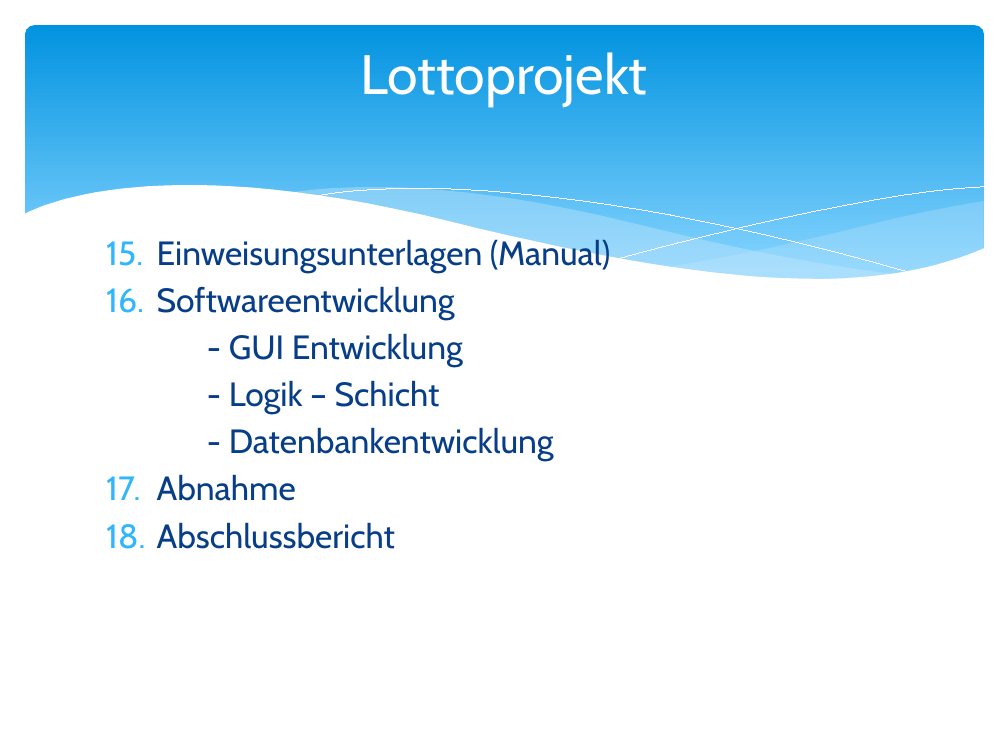
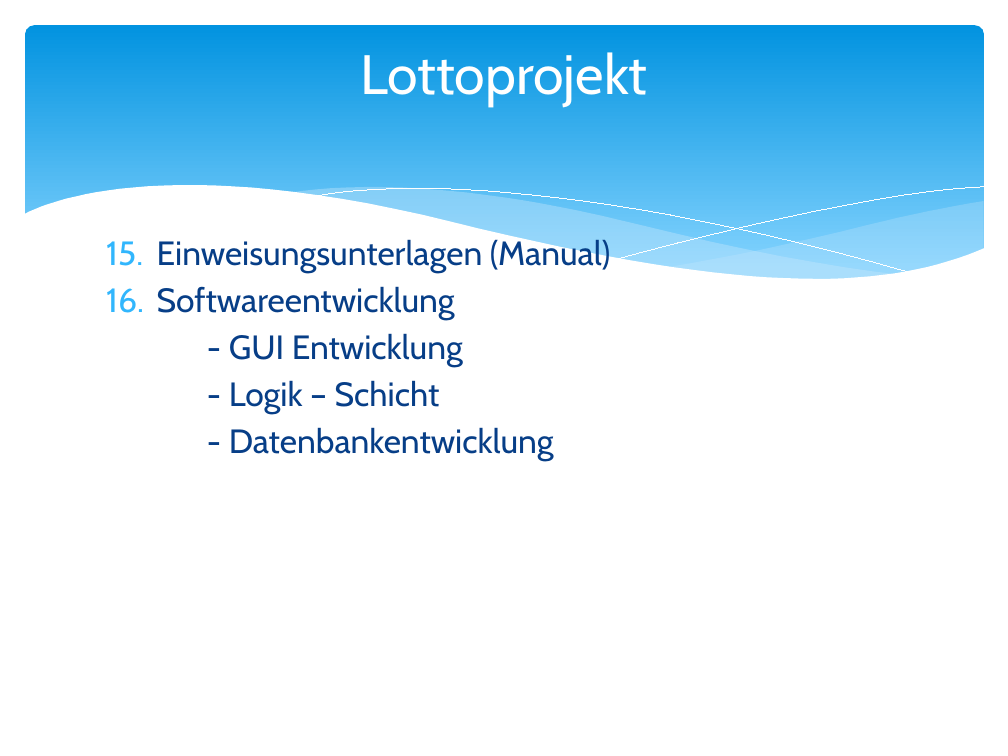
Before and after one commit to m-schwenk/LOTTO, a slide deck: slide 3 of UnsereProjektunterlagen/11.Projektdokumentationen/PräsentationGruppenIntern001.pptx. Drawn at 1008x756 pixels with LibreOffice and Linux fonts; fonts in the diff are those of the drawing. Boxes give left, top, right and bottom in pixels: in the first picture for what was removed or moved away, otherwise in the second. Text is boxed around its words. In the diff, an @@ line names an element or a change of style, - is before the commit and + after.

```diff
--- a/UnsereProjektunterlagen/11.Projektdokumentationen/PräsentationGruppenIntern001.pptx
+++ b/UnsereProjektunterlagen/11.Projektdokumentationen/PräsentationGruppenIntern001.pptx
@@ text at box(157, 474, 395, 549): paragraphs removed @@
-17. Abnahme
-18. Abschlussbericht
```
Also in this commit, not shown: 2 other slides changed, 1 slide added.
